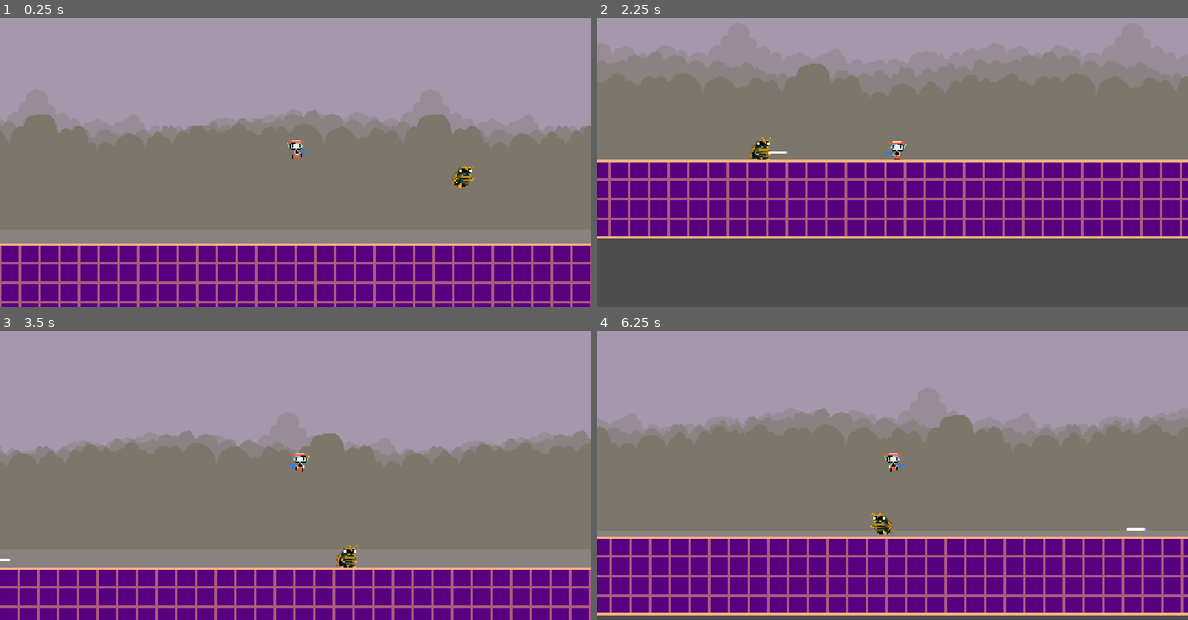
Above: before the commit, frames 1-4 (two rows, left to right).
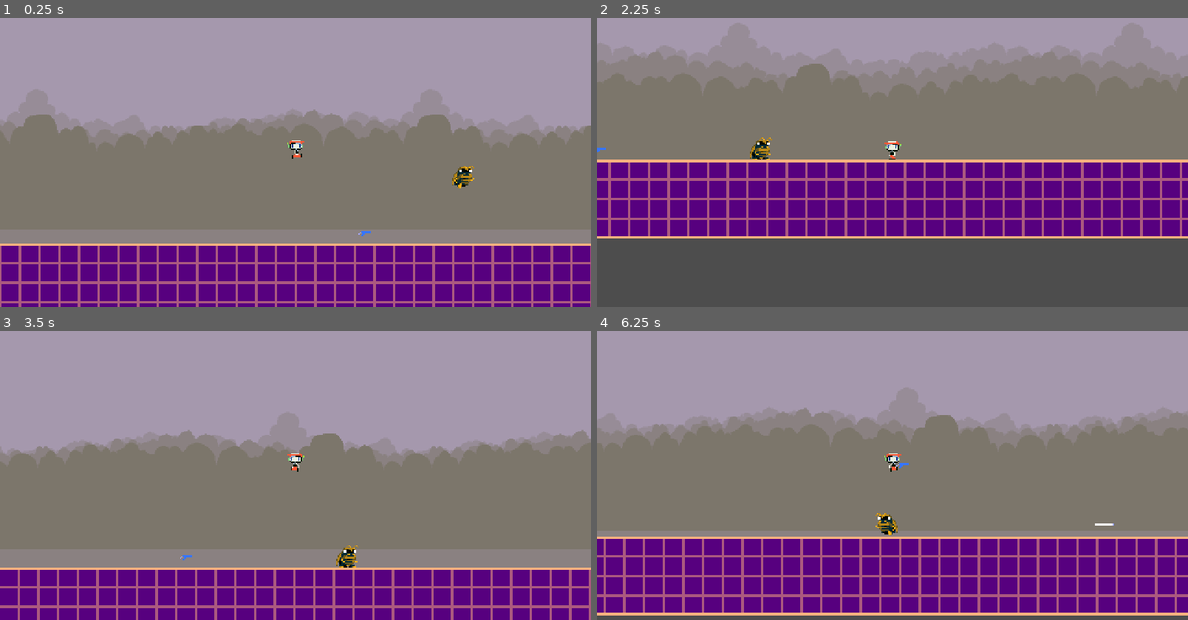
Above: after the commit, the same moments.

Repository: yashparab17/skyventure-revamped
Game: Godot game, scene res://scenes/areas/area_1.tscn
Two runs of this game, one before a commit and one after it. Both use one fixed random seed, a clock stepped at 60 frames per second and the inputs below.
Inputs:
- Up to frame 1 (0.25 s): no input
- Up to frame 2 (2.25 s): hold D (move_right) 0.53-2.03 s; tap Z (shoot) at 0.6, 1.35, 2.1 s; tap Space (jump) at 0.77, 1.52 s; hold A (move_left) from 2.03 s (still down)
- Up to frame 3 (3.5 s): keep holding A (move_left); tap Z (shoot) at 2.85 s; tap Space (jump) at 3.02 s
- Up to frame 4 (6.25 s): tap Z (shoot) every 0.75 s from 3.6 to 5.85 s; tap Space (jump) at 3.77, 4.52, 6.02 s; release A (move_left) at 4.28 s; hold D (move_right) from 4.28 s (still down)

The runs differ from the first frame. In frame 1, less than 0.1% of the frame differs, in the area x 50-63%, y 46-76%; in frame 2, 0.2%; in frame 3, 0.2%; in frame 4, 6.6%, in the area x 0-100%, y 26-98%.

Commit message:
Gun split into collectable.

Diff:
--- a/project.godot
+++ b/project.godot
@@ -53,6 +53,8 @@
 
 2d_physics/layer_1="Ground"
 2d_physics/layer_2="Player"
+2d_physics/layer_3="Enemies"
+2d_physics/layer_4="Items"
 
 [rendering]
 
--- a/scenes/areas/area_1.tscn
+++ b/scenes/areas/area_1.tscn
@@ -1,9 +1,10 @@
-[gd_scene load_steps=7 format=4 uid="uid://c2raa0glxgp56"]
+[gd_scene load_steps=8 format=4 uid="uid://c2raa0glxgp56"]
 
 [ext_resource type="Texture2D" uid="uid://bisqnnoydbf40" path="res://assets/tilesets/area_1/example_tileset.png" id="1_g4rlx"]
 [ext_resource type="PackedScene" uid="uid://qjnr80eka1o8" path="res://scenes/backgrounds/sky_parallax_background.tscn" id="1_y41uj"]
 [ext_resource type="PackedScene" uid="uid://dm2gstauhcofm" path="res://scenes/player/player.tscn" id="2_natpb"]
 [ext_resource type="PackedScene" uid="uid://s50fl3a4b3ib" path="res://scenes/enemies/roach.tscn" id="3_cj633"]
+[ext_resource type="PackedScene" uid="uid://benelgf3benh8" path="res://scenes/items/gun_1_pickup.tscn" id="5_f24j5"]
 
 [sub_resource type="TileSetAtlasSource" id="TileSetAtlasSource_e38ae"]
 texture = ExtResource("1_g4rlx")
@@ -386,7 +387,7 @@
 
 [sub_resource type="TileSet" id="TileSet_we6ye"]
 physics_layer_0/collision_layer = 1
-physics_layer_0/collision_mask = 2
+physics_layer_0/collision_mask = 14
 terrain_set_0/mode = 0
 terrain_set_0/terrain_0/name = "Ground"
 terrain_set_0/terrain_0/color = Color(0.5, 0.34375, 0.25, 1)
@@ -415,3 +416,6 @@
 
 [node name="Point2" type="Marker2D" parent="Roach/PatrolPoints"]
 position = Vector2(-64, 64)
+
+[node name="Gun Pickup 1" parent="." instance=ExtResource("5_f24j5")]
+position = Vector2(56, -8)
--- a/scenes/enemies/roach.tscn
+++ b/scenes/enemies/roach.tscn
@@ -64,6 +64,8 @@
 }
 
 [node name="Roach" type="CharacterBody2D"]
+collision_layer = 4
+collision_mask = 3
 script = ExtResource("1_uh4oa")
 
 [node name="Collision" type="CollisionShape2D" parent="."]
--- /dev/null
+++ b/scenes/items/gun_1.tscn
@@ -0,0 +1,14 @@
+[gd_scene load_steps=3 format=3 uid="uid://bf5gd5srvwb30"]
+
+[ext_resource type="Texture2D" uid="uid://do3qoorekm0ls" path="res://assets/sprites/items/gun_1.png" id="1_hq6yr"]
+[ext_resource type="Script" path="res://scripts/gun_1.gd" id="1_tfh1l"]
+
+[node name="Gun 1" type="Node2D"]
+z_index = -1
+script = ExtResource("1_tfh1l")
+
+[node name="Sprite" type="Sprite2D" parent="."]
+texture = ExtResource("1_hq6yr")
+
+[node name="Muzzle" type="Marker2D" parent="."]
+position = Vector2(6, -1)
--- /dev/null
+++ b/scenes/items/gun_1_pickup.tscn
@@ -0,0 +1,20 @@
+[gd_scene load_steps=4 format=3 uid="uid://benelgf3benh8"]
+
+[ext_resource type="Script" path="res://scripts/gun_1_pickup.gd" id="1_en4on"]
+[ext_resource type="Texture2D" uid="uid://do3qoorekm0ls" path="res://assets/sprites/items/gun_1.png" id="1_r8ksb"]
+
+[sub_resource type="RectangleShape2D" id="RectangleShape2D_5hlx2"]
+size = Vector2(17, 17)
+
+[node name="Gun 1 Pickup" type="Area2D"]
+collision_layer = 8
+collision_mask = 2
+script = ExtResource("1_en4on")
+
+[node name="Collision" type="CollisionShape2D" parent="."]
+shape = SubResource("RectangleShape2D_5hlx2")
+
+[node name="Sprite" type="Sprite2D" parent="."]
+texture = ExtResource("1_r8ksb")
+
+[connection signal="body_entered" from="." to="." method="_on_body_entered"]
--- a/scenes/player/player.tscn
+++ b/scenes/player/player.tscn
@@ -137,8 +137,9 @@
 "walk_shoot": SubResource("Animation_0h2kq")
 }
 
-[node name="Player" type="CharacterBody2D"]
+[node name="Player" type="CharacterBody2D" groups=["player"]]
 collision_layer = 2
+collision_mask = 5
 script = ExtResource("1_4jjpf")
 
 [node name="Collision" type="CollisionShape2D" parent="."]
@@ -146,7 +147,7 @@
 shape = SubResource("CapsuleShape2D_fc3fl")
 
 [node name="Sprite" type="Sprite2D" parent="."]
-position = Vector2(2, -8)
+position = Vector2(0, -8)
 texture = ExtResource("1_epty3")
 hframes = 4
 vframes = 4
@@ -160,5 +161,5 @@
 
 [node name="Camera" type="Camera2D" parent="."]
 
-[node name="Muzzle" type="Marker2D" parent="."]
-position = Vector2(19, -6)
+[node name="GunHoldPosition" type="Marker2D" parent="."]
+position = Vector2(8, -6)
--- /dev/null
+++ b/scripts/gun_1.gd
@@ -0,0 +1,40 @@
+extends Node2D
+
+# Node references.
+@export var bullet_scene: PackedScene = preload("res://scenes/projectiles/bullet_1.tscn")
+
+# Bullet variables.
+@export var cooldown: float = 0.2
+@export var shoot_offset: Vector2 = Vector2(0, -3)
+
+@onready var muzzle = $Muzzle
+var can_shoot = true
+var original_position: Vector2
+
+func _ready():
+	original_position = position
+
+# Fires a bullet in the given direction if not on cooldown.
+func shoot(direction: float):
+	if can_shoot:
+		can_shoot = false
+		raise_gun()
+
+		if bullet_scene != null:
+			var bullet = bullet_scene.instantiate() as Node2D
+			bullet.global_position = muzzle.global_position
+			bullet.direction = direction
+			get_tree().current_scene.add_child(bullet)
+
+
+		await get_tree().create_timer(cooldown).timeout
+		lower_gun()
+		can_shoot = true
+
+# Temporarily raises the gun when shooting.
+func raise_gun():
+	position += Vector2(0, shoot_offset.y)
+
+# Resets the gun position.
+func lower_gun():
+	position = original_position
--- /dev/null
+++ b/scripts/gun_1_pickup.gd
@@ -0,0 +1,10 @@
+extends Area2D
+
+@export var gun_scene: PackedScene = preload("res://scenes/items/gun_1.tscn")
+
+# Checks if player has entered the body. If they have, then collect the gun.
+func _on_body_entered(body):
+	if body is CharacterBody2D:
+		if body.has_method("collect_gun"):
+			body.collect_gun()
+			queue_free()
--- a/scripts/player.gd
+++ b/scripts/player.gd
@@ -1,7 +1,9 @@
 extends CharacterBody2D
 
-# Preload bullet scene.
+# Preload bullet and gun scenes.
 var bullet_1 = preload("res://scenes/projectiles/bullet_1.tscn")
+var gun_scene = preload("res://scenes/items/gun_1.tscn")
+var gun_instance = null
 
 # Player movement properties.
 @export var gravity = 600
@@ -13,20 +15,15 @@
 # Node references.
 @onready var sprite: Sprite2D = $Sprite
 @onready var anim: AnimationPlayer = $Animation
-@onready var muzzle: Marker2D = $Muzzle
+@onready var gun_hold_position: Marker2D = $GunHoldPosition
 
 # State machine.
 enum States {idle, walk, jump, fall, idle_shoot, walk_shoot}
-var current_state: States
+var current_state: States = States.idle
 
 # Shooting properties.
-var muzzle_position
 var shoot_cooldown = 0.2
 var shoot_timer = 0.0
-
-func _ready() -> void:
-	current_state = States.idle
-	muzzle_position = muzzle.position
 
 func _physics_process(delta: float) -> void:
 	apply_gravity(delta)
@@ -44,52 +41,70 @@
 func handle_movement_and_shooting(delta: float):
 	var direction = Input.get_axis("move_left", "move_right")
 
-	# Flip sprite and adjust muzzle position based on movement direction.
+	# Flip sprite, gun hold position, and gun when changing direction.
 	if direction:
 		sprite.flip_h = direction < 0
-		muzzle.position.x = abs(muzzle_position.x) * (1 if direction > 0 else -1)
+		gun_hold_position.position.x = -8 if sprite.flip_h else 8
+		flip_gun(sprite.flip_h)
 
+	# Movement logic.
 	if is_on_floor():
 		if Input.is_action_just_pressed("jump"):
 			velocity.y = jump_force
 			current_state = States.jump
-		elif direction:
-			velocity.x = move_toward(velocity.x, direction * speed, acceleration * delta)
+		else:
+			handle_ground_movement(direction, delta)
+	else:
+		handle_air_movement(direction, delta)
 
-			if Input.is_action_just_pressed("shoot"):
-				shoot_bullet(direction)
-				shoot_timer = shoot_cooldown
-				current_state = States.walk_shoot
-			elif shoot_timer > 0:
-				current_state = States.walk_shoot
-			else:
-				current_state = States.walk
-		else:
-			velocity.x = move_toward(velocity.x, 0, friction * delta)
+# Handles movement while on the ground.
+func handle_ground_movement(direction: float, delta: float):
+	if direction:
+		velocity.x = move_toward(velocity.x, direction * speed, acceleration * delta)
+		current_state = States.walk_shoot if shoot_timer > 0 else States.walk
+	else:
+		velocity.x = move_toward(velocity.x, 0, friction * delta)
+		current_state = States.idle_shoot if shoot_timer > 0 else States.idle
 
-			if Input.is_action_just_pressed("shoot"):
-				shoot_bullet(1 if not sprite.flip_h else -1)
-				shoot_timer = shoot_cooldown
-				current_state = States.idle_shoot
-			elif shoot_timer > 0:
-				current_state = States.idle_shoot
-			else:
-				current_state = States.idle
-	else:
-		if velocity.y > 0:
-			current_state = States.fall
+	if gun_instance and Input.is_action_just_pressed("shoot"):
+		shoot_bullet(1 if not sprite.flip_h else -1)
+		shoot_timer = shoot_cooldown
+		current_state = States.walk_shoot if direction else States.idle_shoot
 
-		if direction:
-			velocity.x = move_toward(velocity.x, direction * speed, acceleration * delta)
-		else:
-			velocity.x = move_toward(velocity.x, 0, friction * delta)
+# Handles movement while in the air.
+func handle_air_movement(direction: float, delta: float):
+	if velocity.y > 0:
+		current_state = States.fall
+	velocity.x = move_toward(velocity.x, speed * float(direction), acceleration * delta)
 
-# Spawns and shoots a bullet in the given direction.
+# Spawns and shoots a bullet using the gun instance.
 func shoot_bullet(direction: float):
-	var bullet_1_instance = bullet_1.instantiate() as Node2D
-	bullet_1_instance.direction = direction
-	bullet_1_instance.global_position = muzzle.global_position
-	get_parent().add_child(bullet_1_instance)
+	if gun_instance:
+		gun_instance.shoot(direction)
+
+# Function to collect and attach a gun to the player.
+func collect_gun():
+	if not gun_instance:
+		gun_instance = gun_scene.instantiate()
+		gun_hold_position.add_child(gun_instance)
+
+		# Ensure the gun is positioned correctly.
+		gun_instance.position = Vector2.ZERO
+		gun_instance.scale.x = 1
+		gun_instance.owner = self
+
+		flip_gun(sprite.flip_h)
+
+# Flips the gun when the player flips direction.
+func flip_gun(flip: bool):
+	if gun_instance:
+		var gun_sprite = gun_instance.get_node("Sprite")
+		var muzzle = gun_instance.get_node("Muzzle")
+
+		if gun_sprite:
+			gun_sprite.flip_h = flip
+		if muzzle:
+			muzzle.position.x *= -1
 
 # Updates animation based on player state.
 func animate_player():
--- a/scripts/roach.gd
+++ b/scripts/roach.gd
@@ -46,8 +46,6 @@
 	move_and_slide()
 	animate_roach()
 
-	print("State: ", States.keys()[current_state]) # Debugging state output.
-
 # Applies gravity if the enemy is airborne.
 func apply_gravity(delta: float):
 	if !is_on_floor():
@@ -79,9 +77,11 @@
 func animate_roach():
 	match current_state:
 		States.idle:
-			anim.play("idle")
+			if anim.current_animation != "idle":
+				anim.play("idle")
 		States.walk:
-			anim.play("walk")
+			if anim.current_animation != "walk":
+				anim.play("walk")
 
 # Resumes movement after waiting at a patrol point.
 func _on_timer_timeout() -> void:
Binary file changed: assets/sprites/characters/player.png
Binary file added: assets/sprites/items/gun_1.png
Not shown, added: assets/sprites/items/gun_1.png.import
